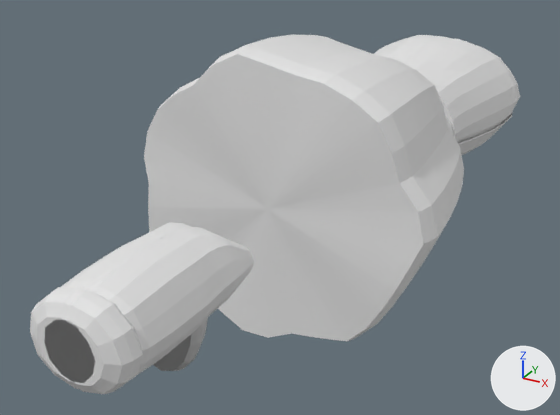
An edit to the Blender file assets/masters/native-v11/visitor-b-cloth-uv.blend, drawn before and after from the same camera.
Before and after are seen from a camera (50 mm lens) standing at (0.566, -0.763, 0.502) and looking at (-0.074, 0.4, -0.08). Lighting does not change. The marker at lower right points along +X, +Y and +Z. The first picture is the older version.

Objects in the first picture: 'arm-left:0', 'arm-left:1', 'arm-right:0', 'arm-right:1', 'body:0', 'body:5', 'foot-right:0' and 1 more.
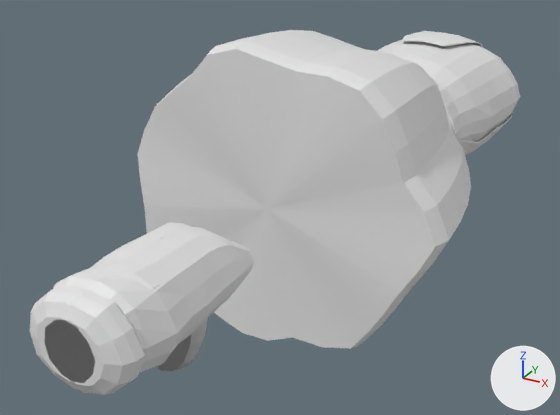
The edits, one by one:
me_body_5 is used by ob_body_5; location (0.0, 0.0, 0.0).
me_body_5 had 418 vertices, 704 faces and spanned x -0.255..0.27, y 0.22..0.76, z -0.248..0.252.
me_body_5 now has 418 vertices, 704 faces and spans x -0.269..0.288, y 0.22..0.76, z -0.254..0.26.
me_body_5 part 1: 294 of 418 vertices moved; they spanned x -0.255..0.27, y 0.22..0.68, z -0.248..0.252 and now span x -0.269..0.288, y 0.22..0.68, z -0.254..0.26; mean shift (0.0, 0.0, 0.0); largest move (0.139, 0.399, 0.199) -> (0.149, 0.399, 0.215).
me_body_7 is used by ob_body_7; location (0.0, 0.0, 0.0).
me_body_7 had 150 vertices, 136 faces and spanned x 0.035..0.089, y 0.945..1.135, z -0.151..-0.111.
me_body_7 now has 168 vertices, 156 faces and spans x -0.088..0.088, y 0.94..1.176, z 0.074..0.143.
me_body_7 part 2: 168 vertices added at x -0.088..0.088, y 0.94..1.176, z 0.074..0.143.
Other edits to the shape of me_body_7 do not show in these pictures.
me_arm_left_0 has 210 vertices, 352 faces and spans x -0.076..0.08, y -0.224..0.056, z -0.069..0.067.
me_arm_left_0 is used by ob_arm_left_0; location (0.0, 0.0, 0.0).
me_arm_left_0 part 3: 49 of 210 vertices moved; they spanned x -0.075..0.08, y -0.202..-0.1, z -0.067..0.065 and now span x -0.076..0.079, y -0.202..-0.1, z -0.069..0.067; mean shift (0.0, 0.0, 0.0); largest move (-0.054, -0.18, 0.043) -> (-0.059, -0.18, 0.048).

Changed parts and their boxes (x1, y1, x2, y2) in the pictures (560 x 415 px; the box of a moved part takes in the faces that stretch with it):
'body:5', reshaped
    before: (144, 34, 464, 341)
    after: (138, 30, 471, 349)
'arm-left:0', reshaped
    before: (61, 227, 254, 313)
    after: (53, 227, 254, 343)
'body:7', reshaped (not visible before)
    after: (403, 31, 483, 47)
part 3 of me_arm_left_0, moved or reshaped
    before: (61, 250, 137, 290)
    after: (53, 251, 192, 343)
